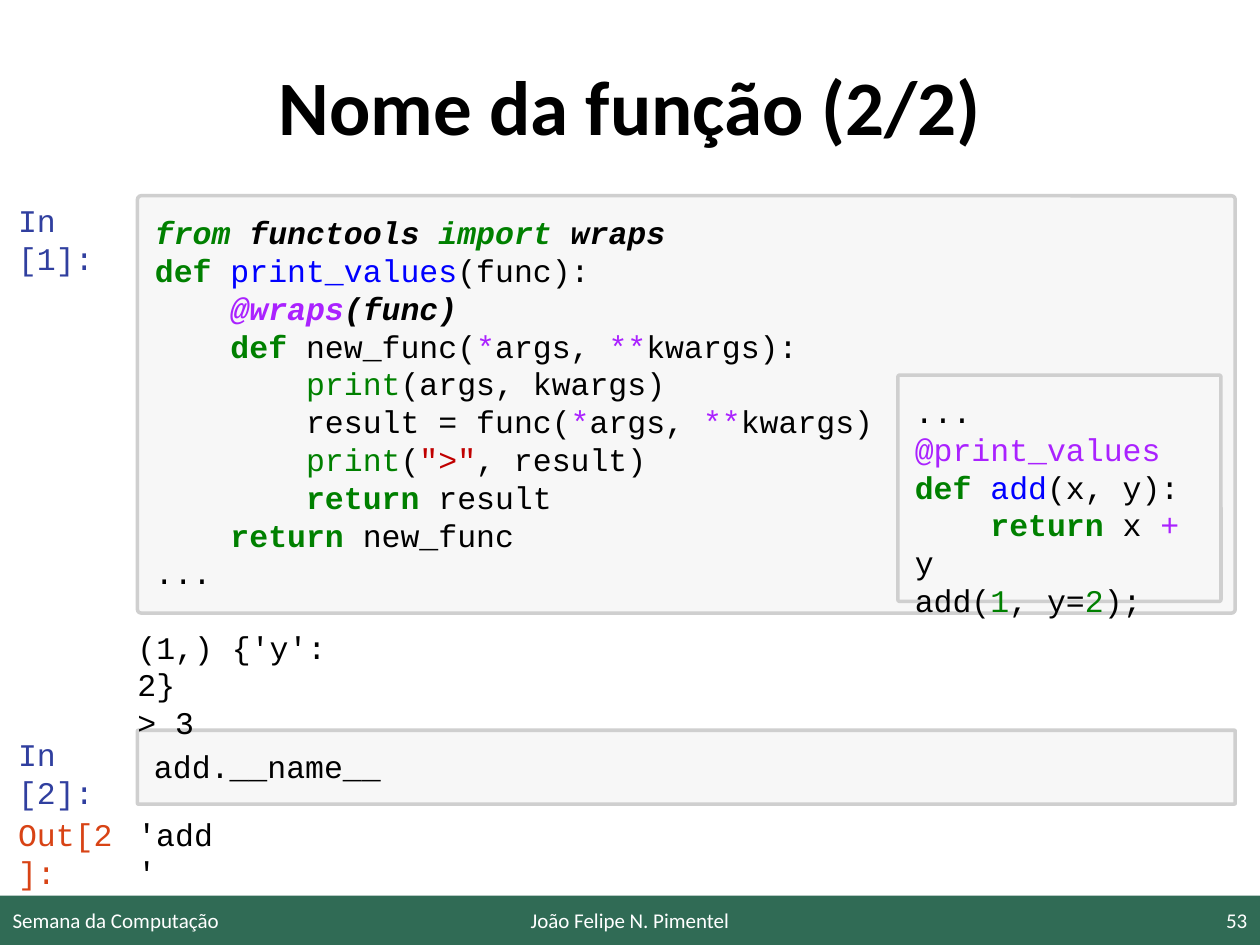
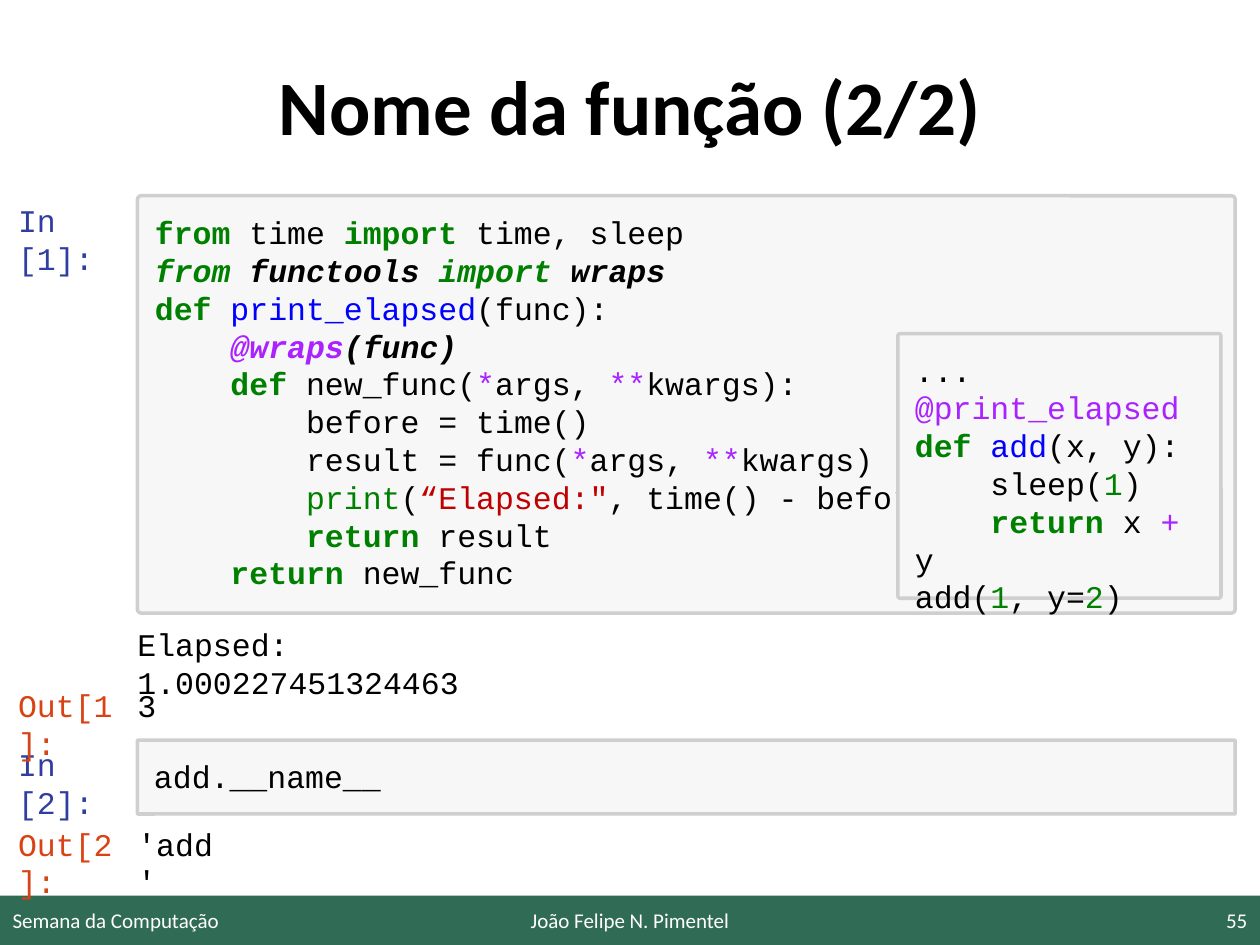
Before and after one commit to JoaoFelipe/presentations, a slide deck: slide 55 of 20191017_SC_UFF/umalinha.pptx (slide 53 before the commit). Drawn at 1260x945 pixels with LibreOffice and Linux fonts; fonts in the diff are those of the drawing; background and template pictures are left out. Boxes give left, top, right and bottom in pixels: in the first picture for what was removed or moved away, otherwise in the second. Text is boxed around its words. In the diff, an @@ line names an element or a change of style, - is before the commit and + after.

```diff
--- a/20191017_SC_UFF/umalinha.pptx
+++ b/20191017_SC_UFF/umalinha.pptx
@@ text in rounded rectangle at <box>137,195,1235,612</box>: paragraph removed @@
-...
@@ text in rounded rectangle at <box>155,221,684,251</box>: paragraph added @@
+from time import time, sleep
@@ text in rounded rectangle at <box>155,297,608,327</box>: text changed @@
-def print_values(func):
+def print_elapsed(func):
@@ rounded rectangle "...": place and size @@
-rounded rectangle "..." at <box>898,375,1221,602</box>
+rounded rectangle "..." at <box>898,334,1221,598</box>
@@ text in rounded rectangle at <box>306,410,589,440</box>: text changed @@
-print(args, kwargs)
+before = time()
@@ text in rounded rectangle at <box>915,397,1180,426</box>: text changed @@
-@print_values
+@print_elapsed
@@ text in rounded rectangle at <box>990,472,1141,502</box>: paragraph added @@
+sleep(1)
@@ text in rounded rectangle at <box>306,486,948,516</box>: text changed @@
-print(">", result)
+print(“Elapsed:", time() - before)
@@ text in rounded rectangle at <box>915,586,1123,615</box>: text changed @@
-add(1, y=2);
+add(1, y=2)
@@ text removed at <box>137,636,326,735</box> @@
-(1,) {'y': 2}
-> 3
@@ text added at <box>137,633,458,703</box>, 18 pt, text #000000 @@
+Elapsed: 1.000227451324463
@@ text added at <box>18,694,112,724</box>, 18 pt, text #D84315 @@
+Out[1]:
@@ text added at <box>137,696,156,718</box>, 18 pt, text #000000 @@
+3
@@ 3 texts, 1 rounded rectangle: place and size @@
-3 texts, 1 rounded rectangle at <box>18,731,1235,853</box>
+3 texts, 1 rounded rectangle at <box>18,740,1235,863</box>
@@ page number at <box>1226,914,1247,928</box>: text changed @@
-53
+55
```
Also in this commit, not shown: 45 other slides changed, 16 slides added, 2 slides removed, 2 other files.
